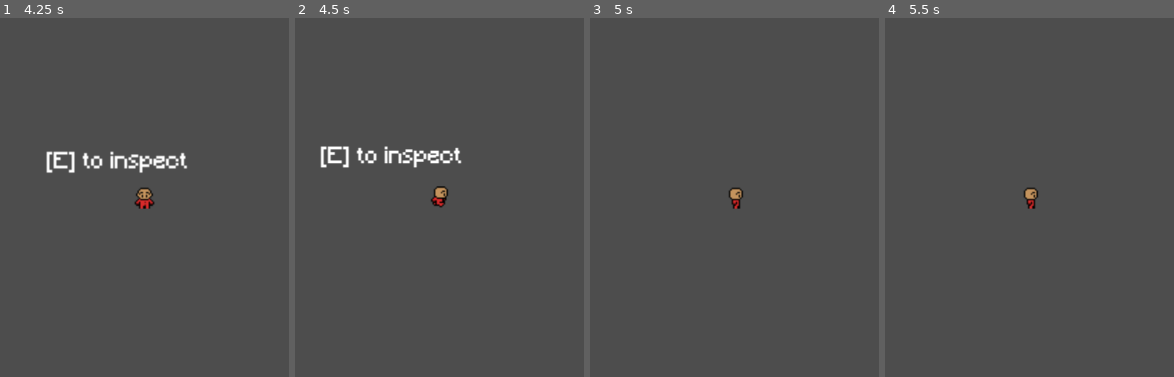
Above: before the commit, frames 1-4 (left to right).
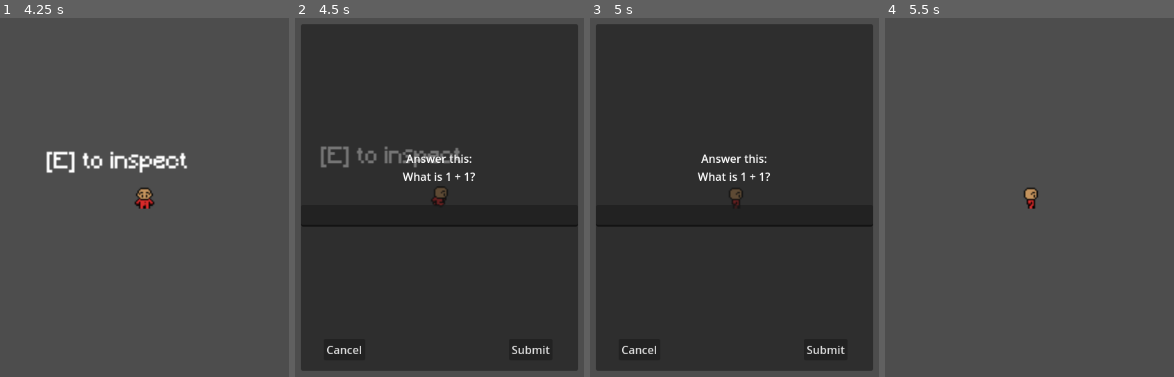
Above: after the commit, the same moments.

Repository: MoustaqimSami/Hack24
Game: Godot game, scene res://TestInteract.tscn
Two runs of this game, one before a commit and one after it. Both use one fixed random seed, a clock stepped at 60 frames per second and the inputs below. This scene is started directly instead of the project's main scene.
Inputs (mouse positions are in pixels of both pictures, inside the frame that each line leads up to):
- Up to frame 1 (4.25 s): tap Enter at 0.5, 2 s; hold E (interact) 0.53-1.28 s; hold W (up) 0.53-2.03 s; tap Space at 1.25, 3.5 s; tap E (interact) at 1.35, 2.85 s; hold E (interact) 2.03-2.78 s; hold A (left) 2.03-3.53 s; hold S (down) from 3.53 s (still down); hold E (interact) from 3.53 s (still down)
- Up to frame 2 (4.5 s): release S (down) at 4.28 s; release E (interact) at 4.28 s; hold D (right) from 4.28 s (still down); tap E (interact) at 4.35 s
- Up to frame 3 (5 s): keep holding D (right)
- Up to frame 4 (5.5 s): release D (right) at 5 s; click (1121, 348) at 5 s, where only the run after the commit has a clickable "Submit"

Frame 1 is identical in both runs. In frame 2, 92% of the frame differs, in the area x 2-98%, y 1-99%; in frame 3, 92%; in frame 4, nothing differs.

Commit message:
Added level switcher, tweaked interactions, added pop up dialog

Diff:
--- /dev/null
+++ b/LevelSwitcher.gd
@@ -0,0 +1,6 @@
+extends Area2D
+
+# Calls when a player enters the area.
+func _on_body_entered(body):
+	if body.is_in_group("player"):
+		var current_scene_file = get_tree().current_scene.scene_file_path
--- /dev/null
+++ b/LevelSwitcher.tscn
@@ -0,0 +1,14 @@
+[gd_scene load_steps=3 format=3 uid="uid://cn7kuqwxf453k"]
+
+[ext_resource type="Script" path="res://LevelSwitcher.gd" id="1_g34le"]
+
+[sub_resource type="CircleShape2D" id="CircleShape2D_4gas1"]
+
+[node name="LevelSwitcher" type="Area2D"]
+position = Vector2(42, 38)
+script = ExtResource("1_g34le")
+
+[node name="CollisionShape2D" type="CollisionShape2D" parent="."]
+shape = SubResource("CircleShape2D_4gas1")
+
+[connection signal="body_entered" from="." to="." method="_on_body_entered"]
--- /dev/null
+++ b/PopupDialogTemplate.gd
@@ -0,0 +1,32 @@
+extends Control
+
+var correct_answer = "lol"
+var input_text = ""
+var submitted = false
+
+func _ready():
+	get_tree().paused = false
+func _on_submit_button_pressed():
+	input_text = $LineEdit.text
+	submitted = true
+	get_tree().paused = false
+	is_answer_correct()
+	hide() # Hide the popup
+
+func _on_cancel_button_pressed():
+	input_text = ""
+	submitted = false
+	get_tree().paused = false
+	hide() # Hide the popup
+
+func get_input_text():
+	return input_text
+
+func was_submitted():
+	return submitted
+
+func is_answer_correct():
+	if input_text.to_lower() == correct_answer.to_lower():
+		print("Correct!")
+	else:
+		print("Incorrect")
--- /dev/null
+++ b/PopupDialogTemplate.tscn
@@ -0,0 +1,75 @@
+[gd_scene load_steps=2 format=3 uid="uid://dyo6n8ss2ft3b"]
+
+[ext_resource type="Script" path="res://PopupDialogTemplate.gd" id="1_1r6eq"]
+
+[node name="CanvasLayer" type="CanvasLayer"]
+
+[node name="PopupDialogTemplate" type="Panel" parent="."]
+anchors_preset = 8
+anchor_left = 0.5
+anchor_top = 0.5
+anchor_right = 0.5
+anchor_bottom = 0.5
+offset_left = -200.0
+offset_top = -250.0
+offset_right = 200.0
+offset_bottom = 250.0
+grow_horizontal = 2
+grow_vertical = 2
+script = ExtResource("1_1r6eq")
+
+[node name="LineEdit" type="LineEdit" parent="PopupDialogTemplate"]
+layout_mode = 1
+anchors_preset = 14
+anchor_top = 0.5
+anchor_right = 1.0
+anchor_bottom = 0.5
+offset_top = 11.0
+offset_bottom = 42.0
+grow_horizontal = 2
+grow_vertical = 2
+expand_to_text_length = true
+
+[node name="Label" type="Label" parent="PopupDialogTemplate"]
+layout_mode = 1
+anchors_preset = 14
+anchor_top = 0.5
+anchor_right = 1.0
+anchor_bottom = 0.5
+offset_top = -68.0
+offset_bottom = -19.0
+grow_horizontal = 2
+grow_vertical = 2
+text = "Answer this:
+What is 1 + 1?"
+horizontal_alignment = 1
+
+[node name="CancelButton" type="Button" parent="PopupDialogTemplate"]
+layout_mode = 1
+anchors_preset = 2
+anchor_top = 1.0
+anchor_bottom = 1.0
+offset_left = 33.0
+offset_top = -46.0
+offset_right = 93.0
+offset_bottom = -15.0
+grow_vertical = 0
+text = "Cancel"
+
+[node name="OkButton" type="Button" parent="PopupDialogTemplate"]
+layout_mode = 1
+anchors_preset = 3
+anchor_left = 1.0
+anchor_top = 1.0
+anchor_right = 1.0
+anchor_bottom = 1.0
+offset_left = -100.0
+offset_top = -46.0
+offset_right = -37.0
+offset_bottom = -15.0
+grow_horizontal = 0
+grow_vertical = 0
+text = "Submit"
+
+[connection signal="pressed" from="PopupDialogTemplate/CancelButton" to="PopupDialogTemplate" method="_on_cancel_button_pressed"]
+[connection signal="pressed" from="PopupDialogTemplate/OkButton" to="PopupDialogTemplate" method="_on_submit_button_pressed"]
--- a/TestInteract.gd
+++ b/TestInteract.gd
@@ -7,6 +7,6 @@
 	interaction_area.interact = Callable(self, "_on_interact")
 
 
-# Called every frame. 'delta' is the elapsed time since the previous frame.
 func _on_interact():
-	print("GUI shows up")
+	var popup = preload("res://PopupDialogTemplate.tscn").instantiate()
+	add_child(popup)
